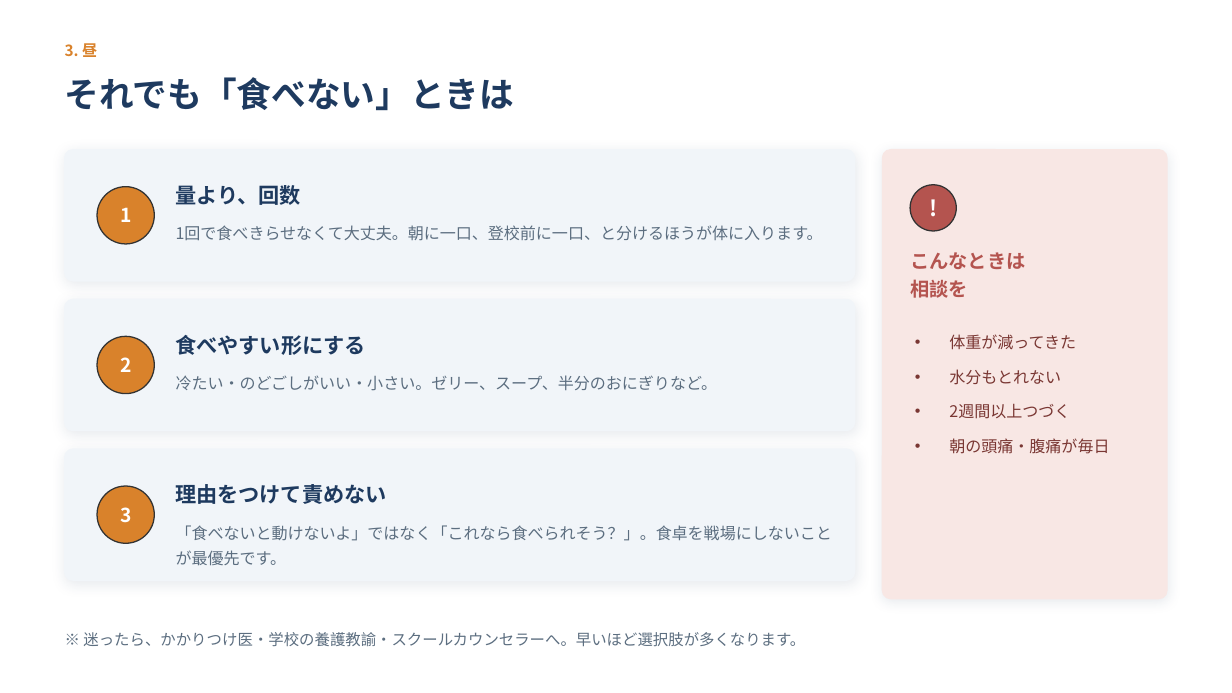
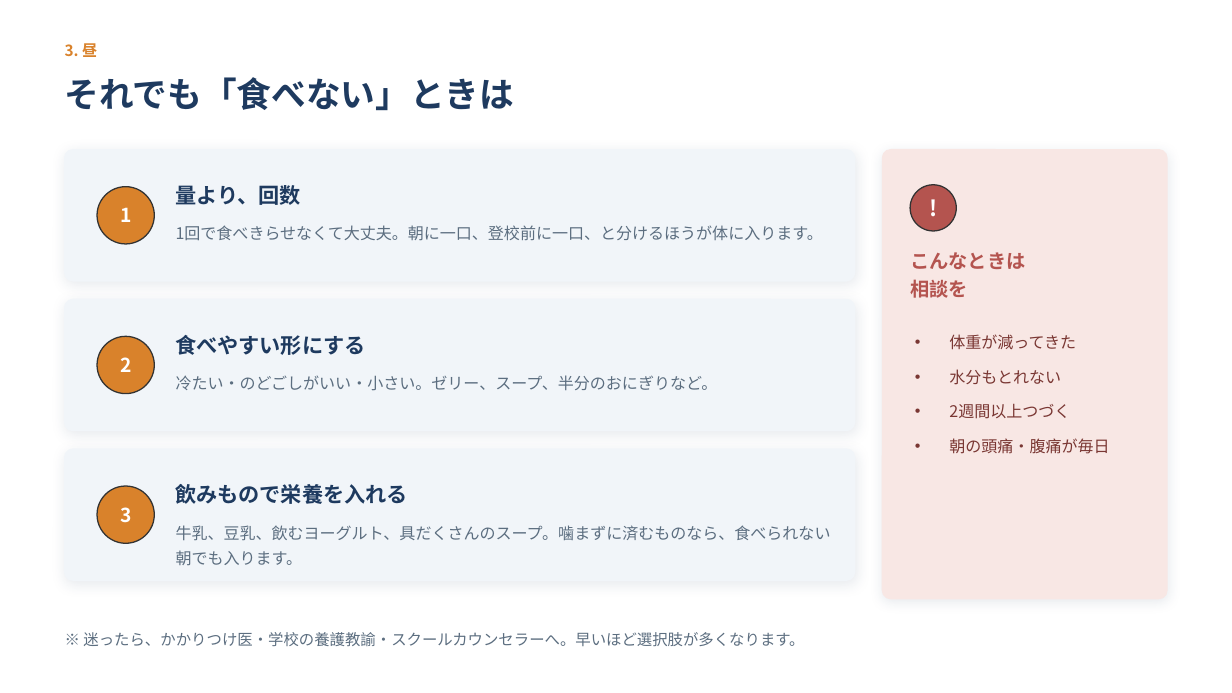
Before and after one commit to xxhmannasuimhxx/-, a slide deck: slide 23 of 夏休みの終わり_第2回_食と生活リズムの整え方.pptx. Drawn at 1232x693 pixels with LibreOffice and Linux fonts; fonts in the diff are those of the drawing. Boxes give left, top, right and bottom in pixels: in the first picture for what was removed or moved away, otherwise in the second. Text is boxed around its words. In the diff, an @@ line names an element or a change of style, - is before the commit and + after.

```diff
--- a/夏休みの終わり_第2回_食と生活リズムの整え方.pptx
+++ b/夏休みの終わり_第2回_食と生活リズムの整え方.pptx
@@ text at <box>176,484,408,504</box>: text changed @@
-理由をつけて責めない
+飲みもので栄養を入れる
@@ text at <box>176,525,831,565</box>: text changed @@
-「食べないと動けないよ」ではなく「これなら食べられそう？」。食卓を戦場にしないことが最優先です。
+牛乳、豆乳、飲むヨーグルト、具だくさんのスープ。噛まずに済むものなら、食べられない朝でも入ります。
```
Also in this commit, not shown: 1 other slide changed, 2 slides added, 1 slide removed, 1 other file.
